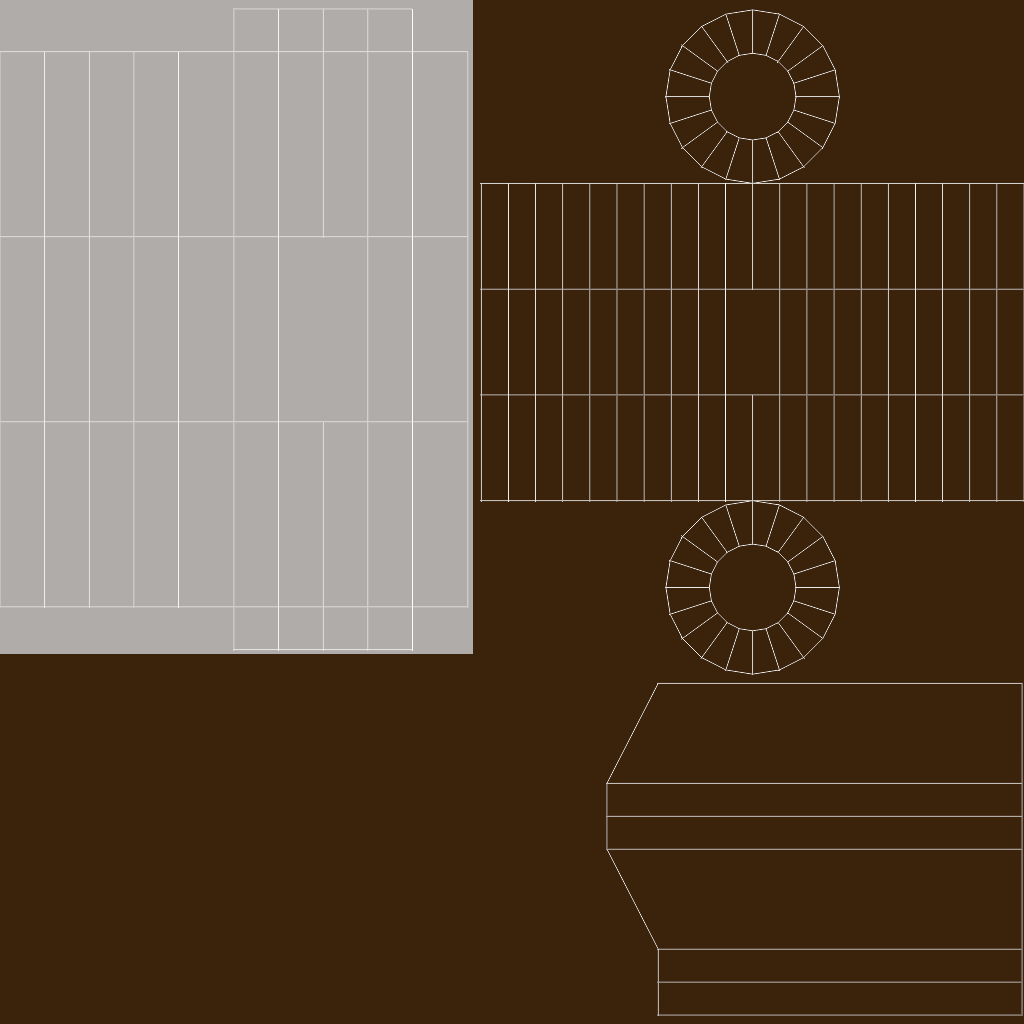
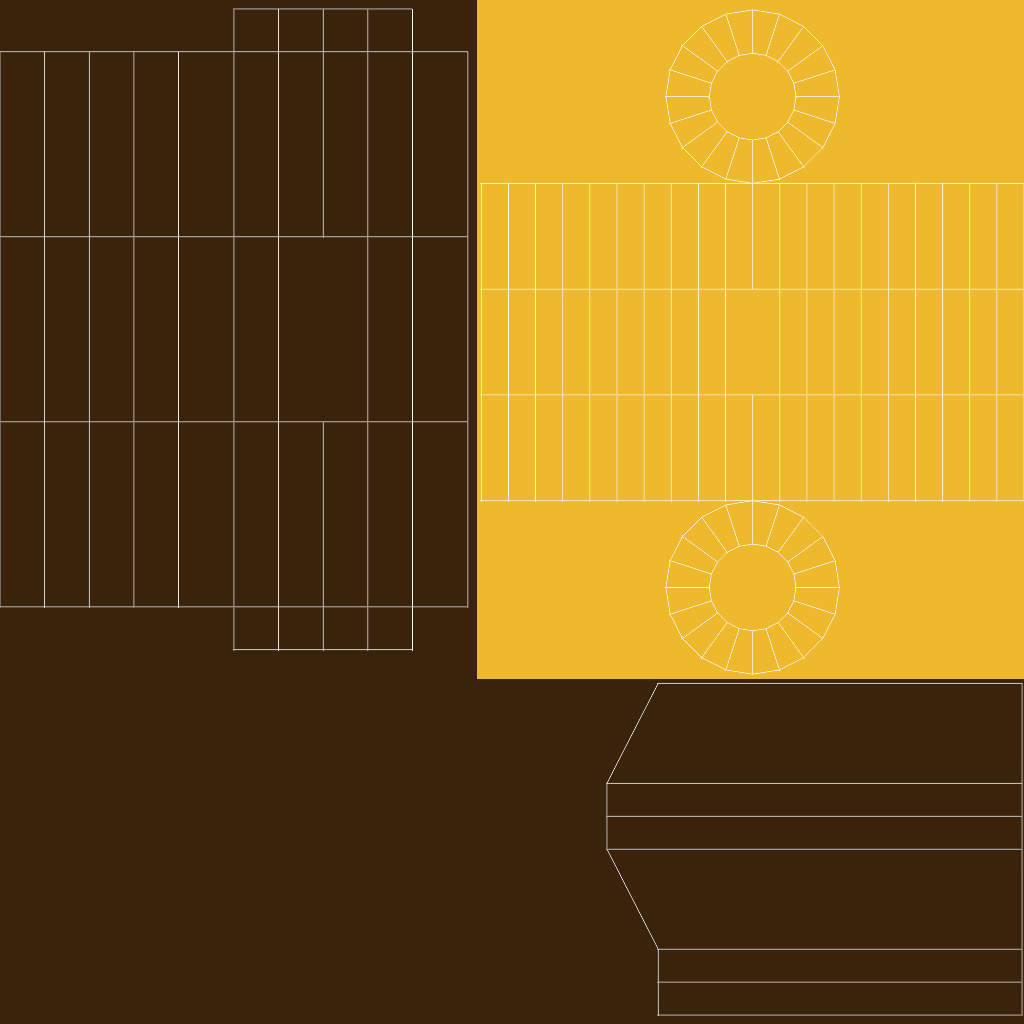
Revision of a layered 1024px x 1024px image; what changed, layer by layer:
hid group "Sconce Base" (2 layers) over [0, 0, 473, 654]
showed group "Sconce Holder" (2 layers) over [477, 0, 1024, 679]
